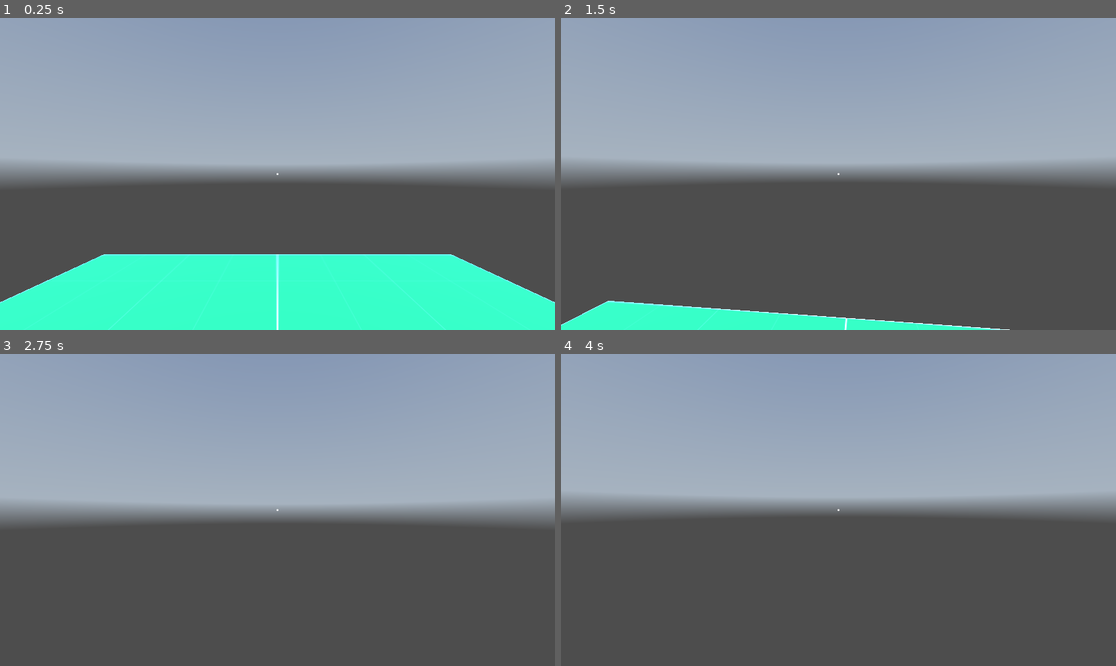
Above: before the commit, frames 1-4 (two rows, left to right).
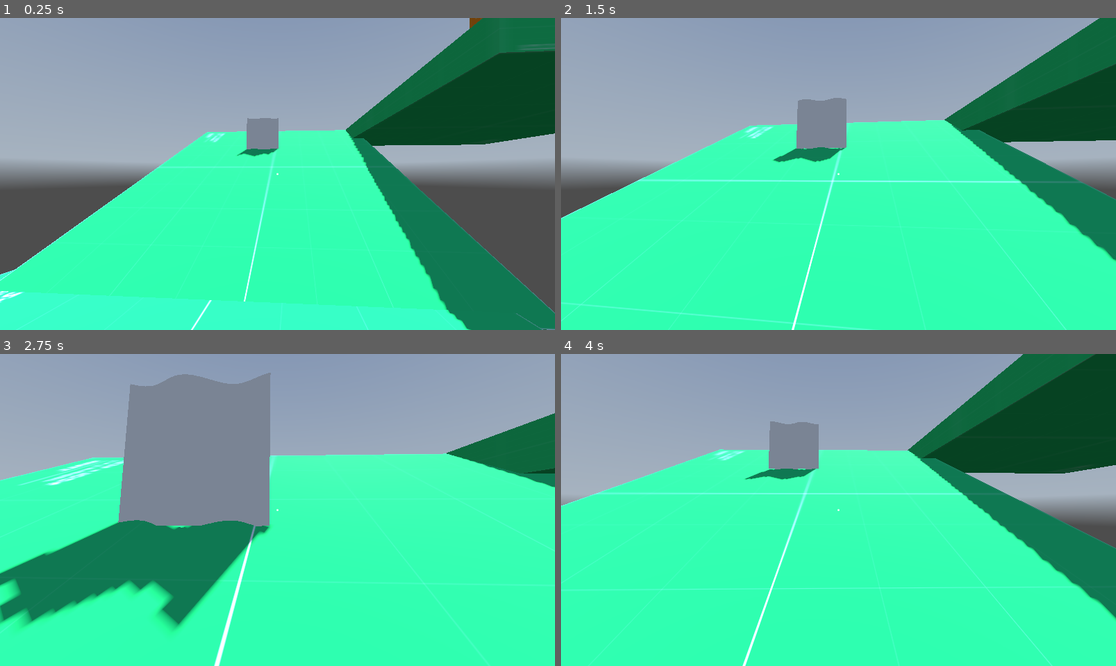
Above: after the commit, the same moments.

Repository: staruwos/ReachOtherSide
Game: Godot game, scene res://scenes/world.tscn
Two runs of this game, one before a commit and one after it. Both use one fixed random seed, a clock stepped at 60 frames per second and the inputs below. A sky picture missing from this copy of the repository is replaced by a grey-blue gradient.
Inputs (mouse positions are in pixels of both pictures, inside the frame that each line leads up to):
- Up to frame 1 (0.25 s): no input
- Up to frame 2 (1.5 s): tap Enter at 0.5 s; move the mouse to (866, 174) at 0.52 s; hold Ctrl (move_crouch) 0.53-1.28 s; hold W (move_forward) from 0.53 s (still down); tap Space (move_jump) at 0.77 s; move the mouse to (810, 174) at 1.27 s; tap Shift (move_sprint) at 1.35 s
- Up to frame 3 (2.75 s): keep holding W (move_forward); tap Space (move_jump) at 1.52 s; move the mouse to (288, 503) at 2.02 s; hold Ctrl (move_crouch) from 2.03 s (still down)
- Up to frame 4 (4 s): keep holding W (move_forward); move the mouse to (832, 516) at 2.77 s; release Ctrl (move_crouch) at 2.78 s; tap Shift (move_sprint) at 2.85 s; tap Space (move_jump) at 3.02, 3.77 s; move the mouse to (877, 513) at 3.52 s; hold Ctrl (move_crouch) from 3.53 s (still down)

The runs differ from the first frame. In frame 1, 47% of the frame differs, in the area x 0-100%, y 0-100%; in frame 2, 63%; in frame 3, 74%, in the area x 0-100%, y 6-100%; in frame 4, 72%.

Commit message:
Fixed player rotation
Fixed player rotation, based on mouse.

Diff:
--- a/data/player/player.gd
+++ b/data/player/player.gd
@@ -1,5 +1,6 @@
 extends CharacterBody3D
 
+class_name Player
 # Adding Animations
 # ------------------------------------------------
 # 1. Define Animations: Create new animations in Godot's animation tools.
@@ -37,6 +38,9 @@
 var camera_fov_extents: Array[float] = [75.0, 85.0]  # index 0 is normal, index 1 is sprinting
 var base_player_y_scale: float = 1.0
 var crouch_player_y_scale: float = 0.75
+var mouseSensibility = 1200
+var mouse_relative_x = 0
+var mouse_relative_y = 0
 
 # Node References
 @onready var parts: Dictionary = {
@@ -62,7 +66,11 @@
 
 func _input(event: InputEvent) -> void:
 	if event is InputEventMouseMotion:
-		handle_mouse_movement(event)
+		rotation.y -= event.relative.x / mouseSensibility
+		$head/camera.rotation.x -= event.relative.y / mouseSensibility
+		$head/camera.rotation.x = clamp($head/camera.rotation.x, deg_to_rad(-90), deg_to_rad(90) )
+		mouse_relative_x = clamp(event.relative.x, -50, 50)
+		mouse_relative_y = clamp(event.relative.y, -50, 10)
 
 # Movement Logic
 func handle_movement_input(delta: float) -> void:
@@ -128,11 +136,21 @@
 		velocity.y += jump_velocity
 
 func move_character(delta: float) -> void:
-	var input_dir: Vector2 = Input.get_vector("move_left", "move_right", "move_forward", "move_backward")
-	var direction: Vector2 = input_dir.normalized().rotated(-parts["head"].rotation.y)
-	if is_on_floor():
-		velocity.x = lerp(velocity.x, direction.x * speed, accel * delta)
-		velocity.z = lerp(velocity.z, direction.y * speed, accel * delta)
+	#var input_dir: Vector2 = Input.get_vector("move_left", "move_right", "move_forward", "move_backward")
+	#var direction: Vector2 = input_dir.normalized().rotated(-parts["head"].rotation.y)
+	#if is_on_floor():
+	#	velocity.x = lerp(velocity.x, direction.x * speed, accel * delta)
+	#	velocity.z = lerp(velocity.z, direction.y * speed, accel * delta)
+	# Get the input direction and handle the movement/deceleration.
+	var input_dir = Input.get_vector("move_left", "move_right", "move_forward", "move_backward")
+	var direction = (transform.basis * Vector3(input_dir.x, 0, input_dir.y)).normalized()
+	if direction:
+		velocity.x = direction.x * base_speed
+		velocity.z = direction.z * base_speed
+	else:
+		velocity.x = move_toward(velocity.x, 0, base_speed)
+		velocity.z = move_toward(velocity.z, 0, base_speed)
+
 	move_and_slide()
 
 # Input Handling
@@ -141,3 +159,8 @@
 		parts["head"].rotation_degrees.y -= event.relative.x * sensitivity
 		parts["head"].rotation_degrees.x -= event.relative.y * sensitivity
 		parts["head"].rotation.x = clamp(parts["head"].rotation.x, deg_to_rad(-90), deg_to_rad(90))
+
+
+#reached the flag on the level
+func finish_level() -> void:
+	get_tree().reload_current_scene()
--- a/data/player/player.tscn
+++ b/data/player/player.tscn
@@ -40,10 +40,12 @@
 material = SubResource("StandardMaterial3D_3iwsb")
 
 [node name="player" type="CharacterBody3D"]
+transform = Transform3D(1, 0, 0, 0, 1, 0, 0, 0, 1, -0.00337219, 0.00759816, -0.00291586)
+top_level = true
 script = ExtResource("1_u1w3t")
 
 [node name="head" type="Node3D" parent="."]
-transform = Transform3D(1, 0, 0, 0, 1, 0, 0, 0, 1, 0, 0.6, 0)
+transform = Transform3D(1, 0, 0, 0, 1, 0, 0, 0, 1, -0.00337219, 0.607598, -0.00291586)
 
 [node name="camera" type="Camera3D" parent="head"]
 
--- a/data/scripts/FinishFlag.gd
+++ b/data/scripts/FinishFlag.gd
@@ -11,6 +11,8 @@
 	pass
 
 
-func _on_body_entered(body):
-	if body.name == "player":
-		print(body)
+func _on_body_entered(body: CharacterBody3D):
+	var player := body as Player
+	if not player:
+		return
+	player.finish_level()
--- a/scenes/world.tscn
+++ b/scenes/world.tscn
@@ -29,10 +29,6 @@
 
 [node name="world" type="Node3D"]
 script = ExtResource("1_x87ln")
-
-[node name="player" parent="." node_paths=PackedStringArray("world_ref") instance=ExtResource("1_tnv5a")]
-transform = Transform3D(1, 0, 0, 0, 1, 0, 0, 0, 1, 0, 3, 0)
-world_ref = NodePath("..")
 
 [node name="environment" type="WorldEnvironment" parent="."]
 environment = SubResource("Environment_xj5u1")
@@ -74,3 +70,7 @@
 
 [node name="FinishFlag" parent="." instance=ExtResource("6_qoktp")]
 transform = Transform3D(1, 0, 0, 0, 0.0973224, 0.995253, 0, -0.995253, 0.0973224, 0.0923014, 5.69495, 13.2263)
+
+[node name="player" parent="." instance=ExtResource("1_tnv5a")]
+transform = Transform3D(-0.997757, 0, -0.0669357, 0, 1, 0, 0.0669357, 0, -0.997757, -1.6978, 2.88325, 0.532093)
+top_level = false
